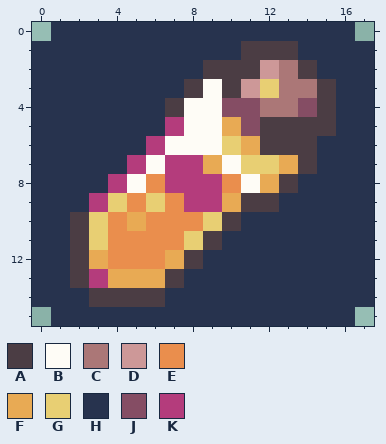
Two states of a pixel-art file, item_icons.aseprite. The first picture shows the starting point.
18x16 pixels, 1 frame. Colours within 5 levels of each other are drawn and written as one.
Visible layers, top first: "Layer 16", "bg".
Palette (. is transparent): A #4b3d44  B #fefcf6  C #ab7777  D #cd9898  E #ea8e4d  F #e8aa54  G #e8cf73  H #27334e  J #854d64  K #b43c7c
Pixels before, first column x 0:
 0 .HHHHHHHHHHHHHHHH.
 1 HHHHHHHHHHHAAAHHHH
 2 HHHHHHHHHAAADCAHHH
 3 HHHHHHHHABADGCCAHH
 4 HHHHHHHABBJJCCJAHH
 5 HHHHHHHKBBFJAAAAHH
 6 HHHHHHKBBBGFAAAHHH
 7 HHHHHKBKKFBGGFAHHH
 8 HHHHKBEKKKEBFAHHHH
 9 HHHKGEGEKKFAAHHHHH
10 HHAGEFEEEGAHHHHHHH
11 HHAGEEEEGAHHHHHHHH
12 HHAFEEEFAHHHHHHHHH
13 HHAKFFFAHHHHHHHHHH
14 HHHAAAAHHHHHHHHHHH
15 .HHHHHHHHHHHHHHHH.
After:
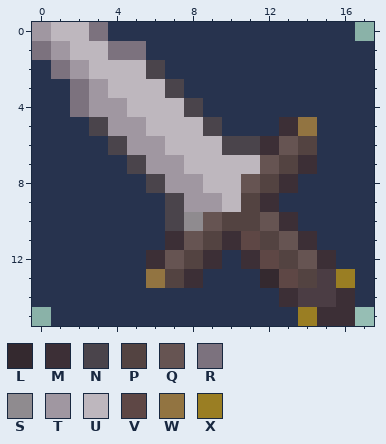
Colours new in this view: L #34292f  M #3c2f36  N #4a444b  P #534341  Q #665452  R #7c727e  S #8f8b8f  T #a097a1  U #beb7be  V #5e4745  W #927441  X #9a7e23
The edit:
layer "cheap_sword" added
layer "Layer 16" removed
Changed rows in their new state; - is an unchanged pixel.
first column x 0:
 0 TUUR-------------
 1 RTUURR-----HHH---
 2 -RTUUUN--HHHHHH--
 3 --RTUUUNHHHHHHHH-
 4 --RTTUUUNHHHHHHH-
 5 ---NTTUUUNHHHMWH-
 6 ----NTTUUUNNMQP--
 7 -----NTTUUUUQPM--
 8 ----HHNTTUUQPM---
 9 ---HHHHNTTUPM----
10 --HHHHHNSQPPQM---
11 --HHHHHMQPMVPQM--
12 --HHHHMQPM-MVPQM-
13 --HHHHWPM---LVPAX
14 ---HHHH------MAAM
15 --------------XMM
